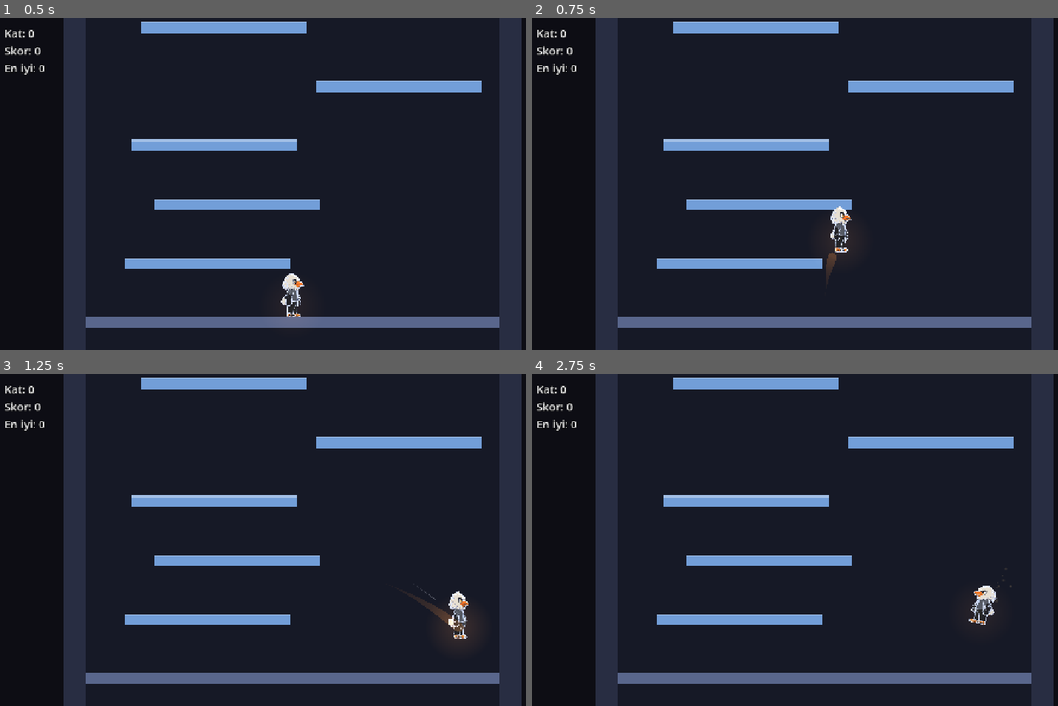
Above: before the commit, frames 1-4 (two rows, left to right).
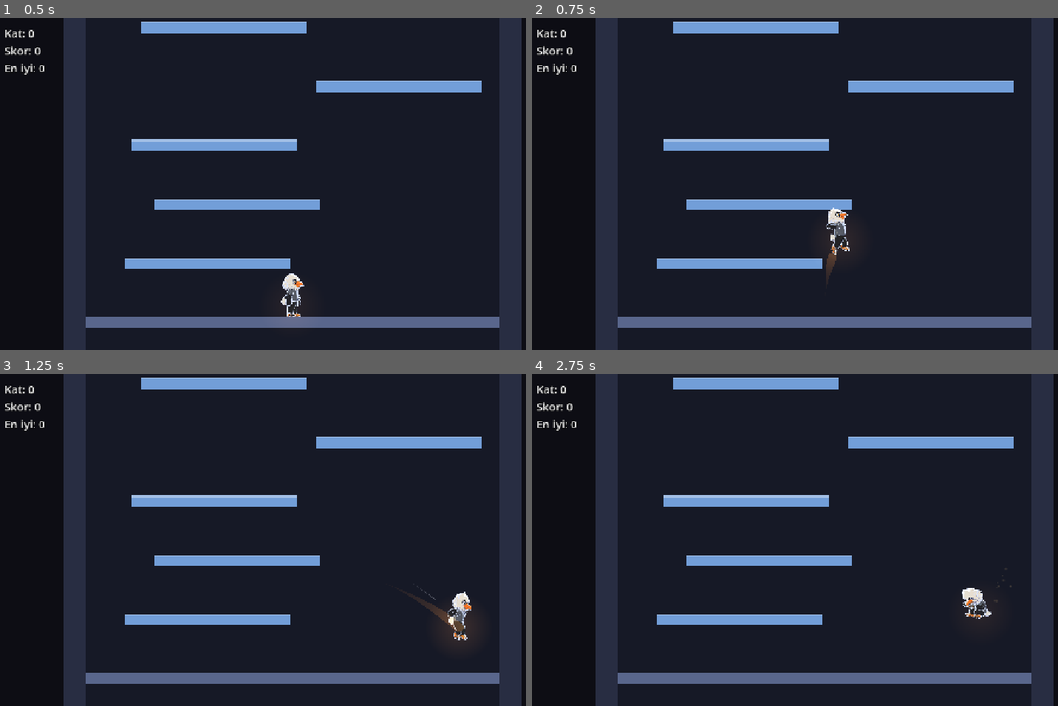
Above: after the commit, the same moments.

Repository: tahapek5454/Tower-Climb
Game: Godot game, scene res://scenes/main.tscn
The game is run twice, just before and just after one commit, with the same random seed, the same clock (stepped at 60 frames per second) and the same inputs.
Inputs (mouse positions are in pixels of both pictures, inside the frame that each line leads up to):
- Up to frame 1 (0.5 s): no input
- Up to frame 2 (0.75 s): tap Enter at 0.5 s; move the mouse to (952, 167) at 0.52 s; hold Right (move_right) from 0.53 s (still down); hold Space (jump) from 0.53 s (still down); click (952, 167) at 0.67 s
- Up to frame 3 (1.25 s): keep holding Right (move_right); keep holding Space (jump)
- Up to frame 4 (2.75 s): release Right (move_right) at 1.25 s; release Space (jump) at 1.25 s; drag from (705, 556) to (795, 606) at 1.27 s; move the mouse to (884, 466) at 2.02 s; hold Right (move_right) from 2.03 s (still down); hold Space (jump) from 2.03 s (still down); tap Alt at 2.1 s

Frame 1 is identical in both runs. In frame 2, 0.3% of the frame differs, in the area x 55-61%, y 56-72%; in frame 3, 0.3%; in frame 4, 0.5%, in the area x 81-89%, y 63-76%.

Commit message:
feat: kartal animasyonları oyun durumlarına bağlandı (Aşama 3, madde 7)
Co-Authored-By: Claude Fable 5.2 <noreply@anthropic.com>

Diff:
--- /dev/null
+++ b/scripts/player/animation_rules.gd
@@ -0,0 +1,40 @@
+class_name AnimationRules
+extends RefCounted
+## Karakterin hangi animasyonu oynayacağına karar veren saf kurallar (görsel; fiziğe dokunmaz).
+
+const IDLE: StringName = &"idle"
+const RUN: StringName = &"run"
+const JUMP: StringName = &"jump"
+const FALL: StringName = &"fall"
+const LAND: StringName = &"land"
+const TUCK: StringName = &"tuck"
+const FLAP: StringName = &"flap"
+
+
+## on_floor: yerde mi; velocity: px/s (yukarı = -y); flipping: takla sürüyor mu;
+## landing: iniş animasyonunun süresi dolmadı mı; flapping: kanat çırpma süresi dolmadı mı.
+static func pick(on_floor: bool, velocity: Vector2, flipping: bool, landing: bool,
+		flapping: bool) -> StringName:
+	if not on_floor:
+		if flipping:
+			return TUCK
+		if velocity.y > Tuning.MODEL_FALL_ANIM_MIN_SPEED:
+			return FALL
+		return FLAP if flapping else JUMP
+	var speed: float = absf(velocity.x)
+	if landing and speed < Tuning.MODEL_LAND_ANIM_MAX_RUN_SPEED:
+		return LAND
+	return RUN if speed > Tuning.RUN_STATE_MIN_SPEED else IDLE
+
+
+## Koşu animasyonunun oynatma hızı: yavaş yürüyüşte ağır, tam hızda çok hızlı adımlar.
+static func run_speed_scale(run_speed: float) -> float:
+	var t: float = clampf(absf(run_speed) / Tuning.MAX_RUN_SPEED, 0.0, 1.0)
+	return lerpf(Tuning.MODEL_RUN_ANIM_SPEED_MIN, Tuning.MODEL_RUN_ANIM_SPEED_MAX, t)
+
+
+## Bu animasyona geçerken kullanılacak harmanlama süresi (ani olaylar hızlı girer).
+static func blend_time(animation: StringName) -> float:
+	if animation == TUCK or animation == LAND or animation == JUMP or animation == FLAP:
+		return Tuning.MODEL_ANIM_BLEND_TIME_FAST
+	return Tuning.MODEL_ANIM_BLEND_TIME
--- a/scripts/player/character_model.gd
+++ b/scripts/player/character_model.gd
@@ -15,6 +15,7 @@
 var _pivot: Node3D
 var _animation_player: AnimationPlayer
 var _target_yaw: float = 0.0
+var _requested: StringName = &""
 
 
 ## Model dosyası projede var mı? Yoksa PlayerVisual kutu gövdeye döner.
@@ -46,15 +47,16 @@
 	return _animation_player != null and _animation_player.has_animation(animation)
 
 
-func current_animation() -> StringName:
-	return StringName(_animation_player.current_animation) if _animation_player != null else &""
+func animation_length(animation: StringName) -> float:
+	return _animation_player.get_animation(animation).length if has_animation(animation) else 0.0
 
 
-func play(animation: StringName, blend_time: float = Tuning.MODEL_ANIM_BLEND_TIME,
-		speed: float = 1.0) -> void:
-	if not has_animation(animation):
+## Aynı animasyon zaten istenmişse baştan başlatmaz (her karede çağrılabilir).
+func play(animation: StringName, blend_time: float = Tuning.MODEL_ANIM_BLEND_TIME) -> void:
+	if animation == _requested or not has_animation(animation):
 		return
-	_animation_player.play(animation, blend_time, speed)
+	_requested = animation
+	_animation_player.play(animation, blend_time)
 
 
 func set_speed(speed: float) -> void:
--- /dev/null
+++ b/scripts/player/model_animator.gd
@@ -0,0 +1,38 @@
+class_name ModelAnimator
+extends RefCounted
+## CharacterModel animasyonlarını oyuncunun durumuna göre sürer.
+## PlayerVisual olayları (zıplama, iniş) bildirir ve her karede update çağırır.
+
+var _model: CharacterModel
+var _land_time_left: float = 0.0
+var _flap_time_left: float = 0.0
+
+
+func _init(model: CharacterModel) -> void:
+	_model = model
+
+
+## strength: zıplama gücü (0 duran zıplama, 1 tam hızda zıplama).
+func on_jumped(strength: float) -> void:
+	_land_time_left = 0.0
+	_flap_time_left = 0.0
+	if strength >= Tuning.MODEL_FLAP_MIN_STRENGTH:
+		_flap_time_left = _model.animation_length(AnimationRules.FLAP)
+
+
+func on_landed(fall_speed: float) -> void:
+	_flap_time_left = 0.0
+	if fall_speed >= Tuning.LAND_SQUASH_MIN_SPEED:
+		_land_time_left = _model.animation_length(AnimationRules.LAND)
+
+
+func update(delta: float, on_floor: bool, velocity: Vector2, flipping: bool) -> void:
+	_land_time_left = maxf(_land_time_left - delta, 0.0)
+	_flap_time_left = maxf(_flap_time_left - delta, 0.0)
+	var animation: StringName = AnimationRules.pick(on_floor, velocity, flipping,
+			_land_time_left > 0.0, _flap_time_left > 0.0)
+	var speed: float = 1.0
+	if animation == AnimationRules.RUN:
+		speed = AnimationRules.run_speed_scale(velocity.x)
+	_model.play(animation, AnimationRules.blend_time(animation))
+	_model.set_speed(speed)
--- a/scripts/player/player_visual.gd
+++ b/scripts/player/player_visual.gd
@@ -21,6 +21,7 @@
 var _squash: Node2D
 var _eye: Polygon2D
 var _model: CharacterModel
+var _animator: ModelAnimator
 var _facing: float = 1.0
 ## + boyuna uzama, - boyuna ezilme.
 var _stretch: float = 0.0
@@ -43,6 +44,8 @@
 func _process(delta: float) -> void:
 	_update_facing()
 	_update_wall_clearance()
+	if _animator != null:
+		_animator.update(delta, _player.is_on_floor(), _player.velocity, is_flipping())
 	_update_squash(delta)
 
 
@@ -51,7 +54,9 @@
 
 
 func _build() -> void:
-	var half_height: float = Tuning.PLAYER_HEIGHT * 0.5
+	var use_model: bool = Tuning.USE_CHARACTER_MODEL and CharacterModel.is_available()
+	# Takla ekseni: kutuda gövde ortası, modelde topak pozunun ortası.
+	var half_height: float = Tuning.MODEL_SPIN_PIVOT_HEIGHT if use_model else Tuning.PLAYER_HEIGHT * 0.5
 	_spin = Node2D.new()
 	_spin.name = "Spin"
 	_spin.position = Vector2(0.0, -half_height)
@@ -62,10 +67,11 @@
 	_squash.position = Vector2(0.0, half_height)
 	_spin.add_child(_squash)
 
-	if Tuning.USE_CHARACTER_MODEL and CharacterModel.is_available():
+	if use_model:
 		_model = CharacterModel.new()
 		_model.name = "Model"
 		_squash.add_child(_model)
+		_animator = ModelAnimator.new(_model)
 	else:
 		_build_box(half_height)
 	_build_effects()
@@ -220,10 +226,14 @@
 	_kick(lerpf(Tuning.JUMP_STRETCH_MIN, Tuning.JUMP_STRETCH_MAX, t), t)
 	if FlipRules.jump_triggers_flip(jump_speed, GameState.combo_jumps > 0):
 		_start_flip(jump_speed, FlipRules.direction_for(_player.velocity.x, _facing))
+	if _animator != null:
+		_animator.on_jumped(t)
 
 
 func _on_landed(fall_speed: float) -> void:
 	_reset_flip_on_landing()
+	if _animator != null:
+		_animator.on_landed(fall_speed)
 	if fall_speed >= Tuning.LAND_SQUASH_MIN_SPEED:
 		var t: float = _land_strength(fall_speed)
 		_kick(-t * Tuning.LAND_SQUASH_MAX, t)
--- a/scripts/tuning.gd
+++ b/scripts/tuning.gd
@@ -37,8 +37,20 @@
 const MODEL_VIEW_ANGLE_DEGREES: float = 25.0
 ## Sağa/sola dönüşün hızı (büyük = daha ani).
 const MODEL_TURN_RATE: float = 14.0
-## Animasyonlar arası geçiş süresi.
+## Animasyonlar arası geçiş süresi; ani olaylar (zıplama, iniş, takla) için kısa olanı.
 const MODEL_ANIM_BLEND_TIME: float = 0.12
+const MODEL_ANIM_BLEND_TIME_FAST: float = 0.05
+## Koşu animasyonunun oynatma hızı: çok yavaşken ve tam hızda (MAX_RUN_SPEED).
+const MODEL_RUN_ANIM_SPEED_MIN: float = 0.7
+const MODEL_RUN_ANIM_SPEED_MAX: float = 2.0
+## Aşağı hız bunu geçince düşme animasyonuna geçilir (tepe noktasında titremesin).
+const MODEL_FALL_ANIM_MIN_SPEED: float = 60.0
+## İniş (çömelme) animasyonu sadece bu yatay hızın altında oynar; hızlıyken koşuya devam edilir.
+const MODEL_LAND_ANIM_MAX_RUN_SPEED: float = 250.0
+## Zıplama gücü (0..1) bu değeri geçerse kanat çırpılır (takla yoksa).
+const MODEL_FLAP_MIN_STRENGTH: float = 0.35
+## Takla ekseninin ayaklardan yüksekliği (px): topak pozundaki modelin ortası.
+const MODEL_SPIN_PIVOT_HEIGHT: float = 42.0
 ## Toon görünüm (assets/shaders/toon_character.gdshader, toon_outline.gdshader).
 ## Dış çizgi: siyah değil, açık renk — koyu gövde koyu zeminde okunsun.
 const MODEL_OUTLINE_COLOR: Color = Color(0.86, 0.90, 1.0)
--- /dev/null
+++ b/tests/test_animation_rules.gd
@@ -0,0 +1,52 @@
+extends GutTest
+## AnimationRules testleri: duruma göre doğru animasyon ve koşu hızı.
+
+const SLOW: Vector2 = Vector2(0.0, 0.0)
+const RUNNING: Vector2 = Vector2(Tuning.MAX_RUN_SPEED, 0.0)
+const RISING: Vector2 = Vector2(0.0, -Tuning.JUMP_BASE)
+const FALLING: Vector2 = Vector2(0.0, Tuning.MODEL_FALL_ANIM_MIN_SPEED + 100.0)
+
+
+func test_idle_when_standing() -> void:
+	assert_eq(AnimationRules.pick(true, SLOW, false, false, false), AnimationRules.IDLE)
+
+
+func test_run_when_moving_on_floor() -> void:
+	assert_eq(AnimationRules.pick(true, RUNNING, false, false, false), AnimationRules.RUN)
+
+
+func test_jump_while_rising_and_fall_while_falling() -> void:
+	assert_eq(AnimationRules.pick(false, RISING, false, false, false), AnimationRules.JUMP)
+	assert_eq(AnimationRules.pick(false, FALLING, false, false, false), AnimationRules.FALL)
+
+
+func test_flap_only_while_rising() -> void:
+	assert_eq(AnimationRules.pick(false, RISING, false, false, true), AnimationRules.FLAP)
+	assert_eq(AnimationRules.pick(false, FALLING, false, false, true), AnimationRules.FALL)
+
+
+func test_tuck_during_flip_in_air_only() -> void:
+	assert_eq(AnimationRules.pick(false, RISING, true, false, true), AnimationRules.TUCK)
+	assert_eq(AnimationRules.pick(false, FALLING, true, false, false), AnimationRules.TUCK)
+	# İnişte açı sıfırlanırken (kısa tween) yerde topak pozu oynamaz.
+	assert_ne(AnimationRules.pick(true, SLOW, true, false, false), AnimationRules.TUCK)
+
+
+func test_land_when_slow_but_run_when_fast() -> void:
+	assert_eq(AnimationRules.pick(true, SLOW, false, true, false), AnimationRules.LAND)
+	assert_eq(AnimationRules.pick(true, RUNNING, false, true, false), AnimationRules.RUN)
+
+
+func test_run_speed_scale_grows_with_speed() -> void:
+	assert_almost_eq(AnimationRules.run_speed_scale(0.0), Tuning.MODEL_RUN_ANIM_SPEED_MIN, 0.001)
+	assert_almost_eq(AnimationRules.run_speed_scale(-Tuning.MAX_RUN_SPEED),
+			Tuning.MODEL_RUN_ANIM_SPEED_MAX, 0.001)
+	assert_almost_eq(AnimationRules.run_speed_scale(Tuning.MAX_RUN_SPEED * 5.0),
+			Tuning.MODEL_RUN_ANIM_SPEED_MAX, 0.001)
+	assert_gt(AnimationRules.run_speed_scale(Tuning.MAX_RUN_SPEED * 0.5),
+			AnimationRules.run_speed_scale(Tuning.MAX_RUN_SPEED * 0.1))
+
+
+func test_sudden_animations_blend_faster() -> void:
+	assert_lt(AnimationRules.blend_time(AnimationRules.TUCK), AnimationRules.blend_time(AnimationRules.RUN))
+	assert_lt(AnimationRules.blend_time(AnimationRules.LAND), AnimationRules.blend_time(AnimationRules.IDLE))
Not shown, added: scripts/player/animation_rules.gd.uid
Not shown, added: scripts/player/model_animator.gd.uid
Not shown, added: tests/test_animation_rules.gd.uid
Not shown, changed: docs/PROGRESS.md
